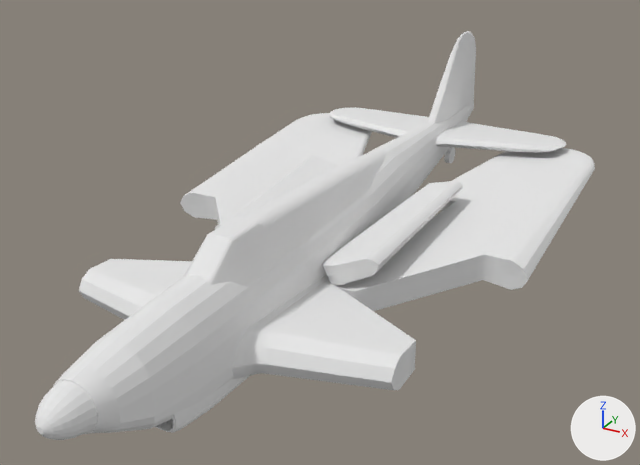
The OBJ model WW2-Naval/Resources/Aircraft/Y/Fulmar/Fulmar 0.5.obj as it was, and as the next commit left it.
Rendered twice from a 50 mm camera at (6.03, -10.88, 6.86) aimed at (-0.07, 0.21, 1.31). The axes (+X, +Y, +Z) are drawn at lower right. The lights are the same throughout. Where no turn or scale is listed for an object, it has been applied to the vertices. Vertices at the same position are counted once.

Objects in the first picture: 'Fulmar_JiShen.001'.
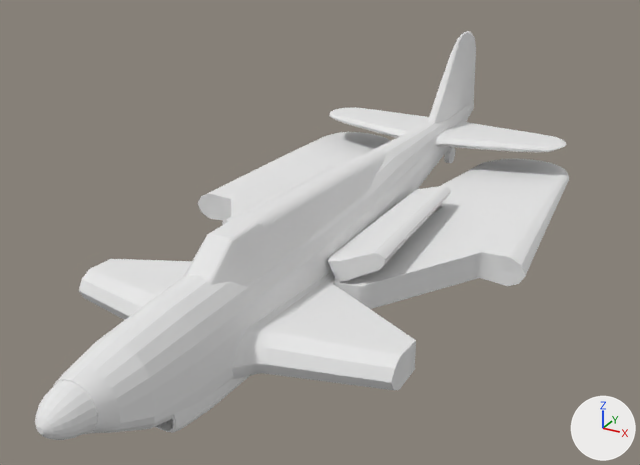
The change in detail:
me_fulmar_jishen_001 has 3564 vertices, 3503 faces and spans x -3.12..3.12, y -5.77..6.86, z 0.4..3.43.
me_fulmar_jishen_001 is used by ob_fulmar_jishen_001; location (0.0, 0.0, 0.0).
me_fulmar_jishen_001 part 1: the loose piece of 564 vertices spanning x -3.12..-0.63, y -0.89..5.36, z 0.67..1.62 is multiplied about its middle by the matrix ((0.996, 0.092, 0.0), (-0.091, 0.993, 0.069), (0.006, -0.069, 0.998)), then moved by (0.27, 0.21, -0.2).
me_fulmar_jishen_001 part 2: the loose piece of 564 vertices spanning x 0.63..3.12, y -0.89..5.36, z 0.67..1.62 is multiplied about its middle by the matrix ((0.996, -0.092, 0.0), (0.091, 0.993, 0.069), (-0.006, -0.069, 0.998)), then moved by (-0.27, 0.21, -0.2).
me_fulmar_jishen_001 part 3: the loose piece of 186 vertices spanning x 0.51..1.46, y -0.91..2.43, z 1.02..1.74 is multiplied about its middle by the matrix ((0.996, -0.092, 0.0), (0.091, 0.993, 0.069), (-0.006, -0.069, 0.998)), then moved by (-0.13, 0.15, -0.1).

Where the change shows, as pixel boxes (x1, y1, x2, y2) in the pictures (640 x 465 px; the box of a moved part takes in the faces that stretch with it):
'Fulmar_JiShen.001', reshaped
    before: (35, 31, 595, 440)
    after: (35, 31, 569, 440)
part 1 of me_fulmar_jishen_001, moved or reshaped
    before: (180, 113, 372, 224)
    after: (197, 132, 391, 221)
part 2 of me_fulmar_jishen_001, moved or reshaped
    before: (337, 148, 595, 311)
    after: (333, 159, 569, 309)
part 3 of me_fulmar_jishen_001, moved or reshaped
    before: (323, 181, 463, 286)
    after: (328, 186, 451, 282)
